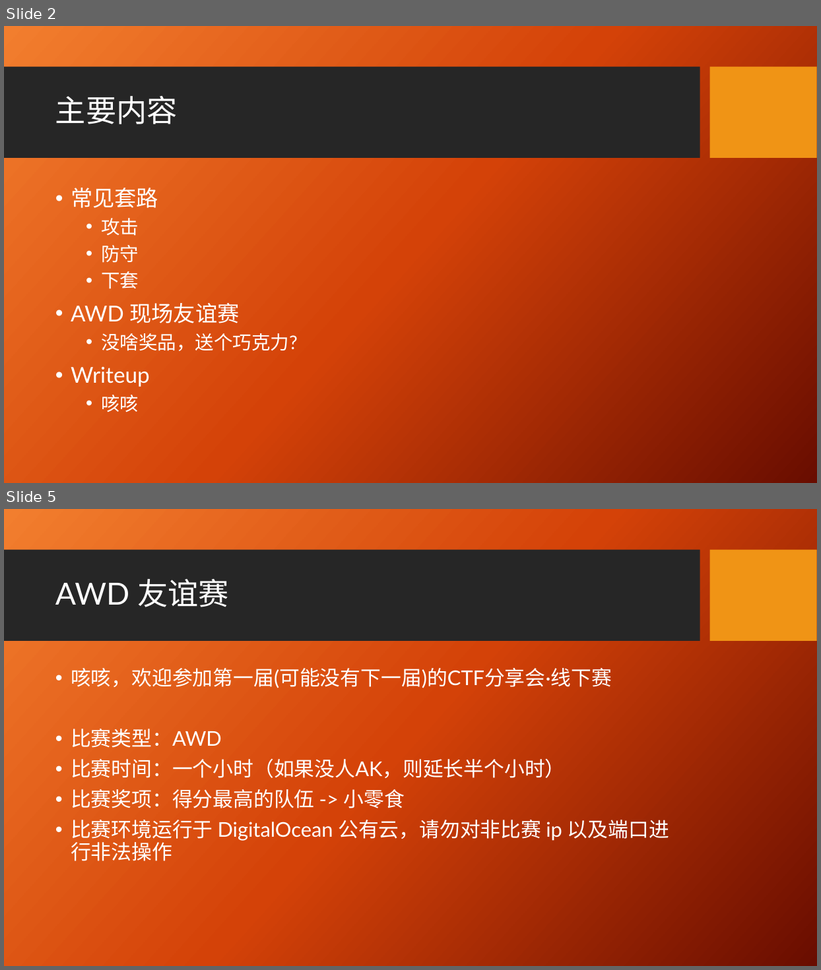
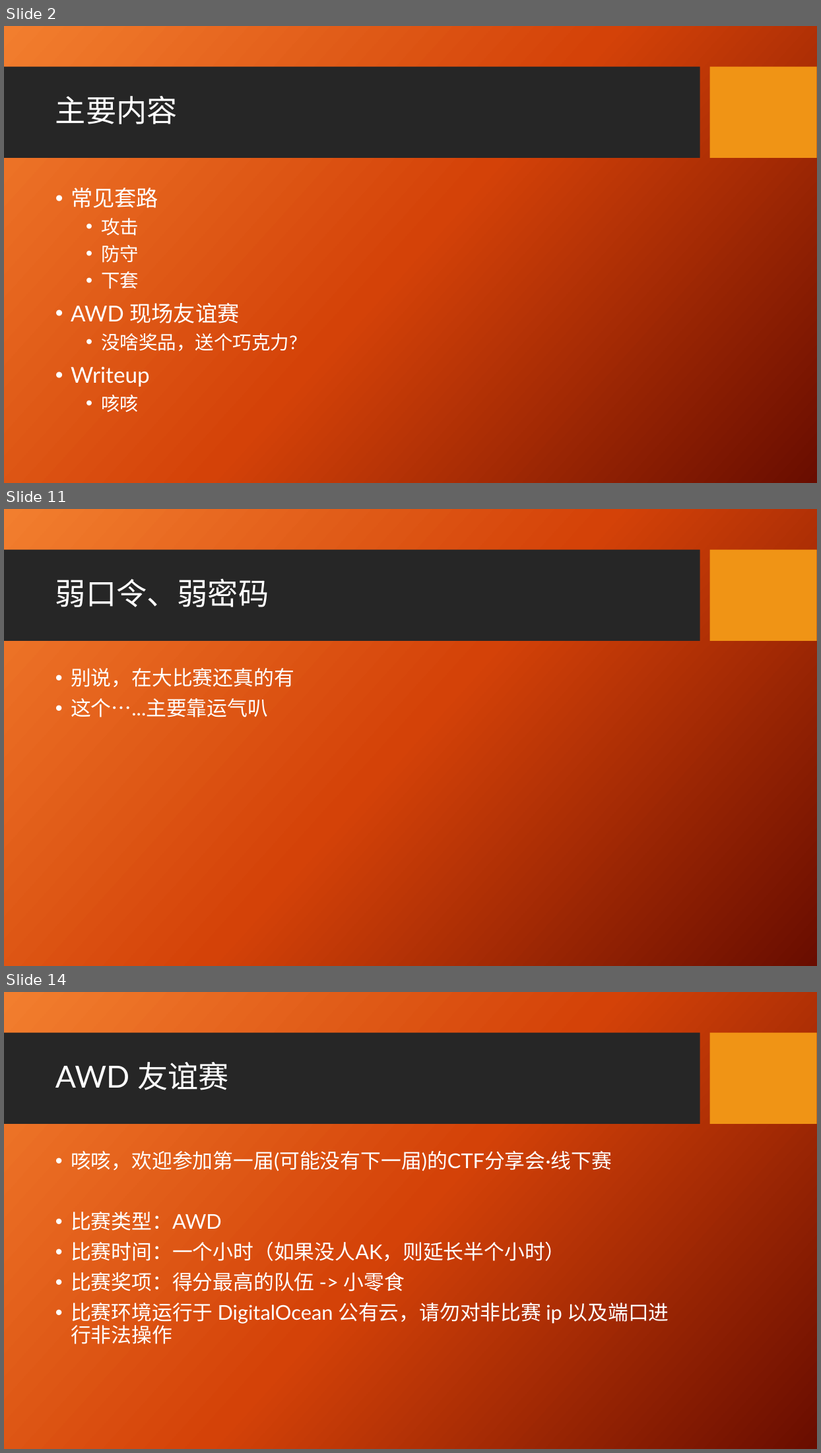
Before and after one commit to zzfly256/CTF-AWD-demo, a slide deck: CTF AWD.pptx. Shown one above the other, each under a label of ours: slides 2 and 5 before the commit, slides 2, 11 and 14 after it; the slides between them are not shown. The pictures are 821x970 and 821x1453 pixels, drawn with LibreOffice and Linux fonts; fonts in the diff are those of the drawing; background and template pictures are left out. Boxes give left, top, right and bottom in pixels: in the first picture for what was removed or moved away, otherwise in the second. Text is boxed around its words. In the diff, an @@ line names an element or a change of style, - is before the commit and + after.

```diff
--- a/CTF AWD.pptx
+++ b/CTF AWD.pptx
@@ slide 11 added at (x1=4, y1=509, x2=817, y2=966), background picture (left out); not listed: 2 template elements that a slide beside it also shows @@
@@ title added at (x1=55, y1=579, x2=269, y2=607), 36 pt, text #FFFFFF @@
+弱口令、弱密码
@@ text added at (x1=71, y1=668, x2=294, y2=718), 24 pt, text #FFFFFF @@
+• 别说，在大比赛还真的有
+• 这个…...主要靠运气叭
@@ what was slide 5 is now slide 14 @@
```
Also in this commit, not shown: 3 slides changed, 9 other slides added, 23 other files.
